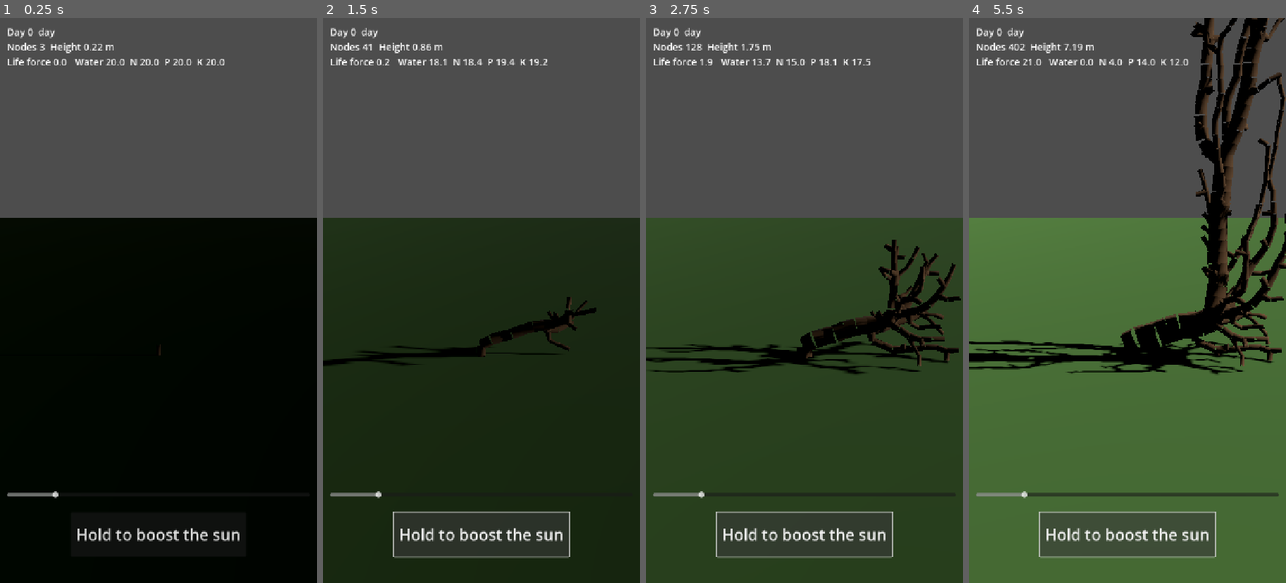
Above: before the commit, frames 1-4 (left to right).
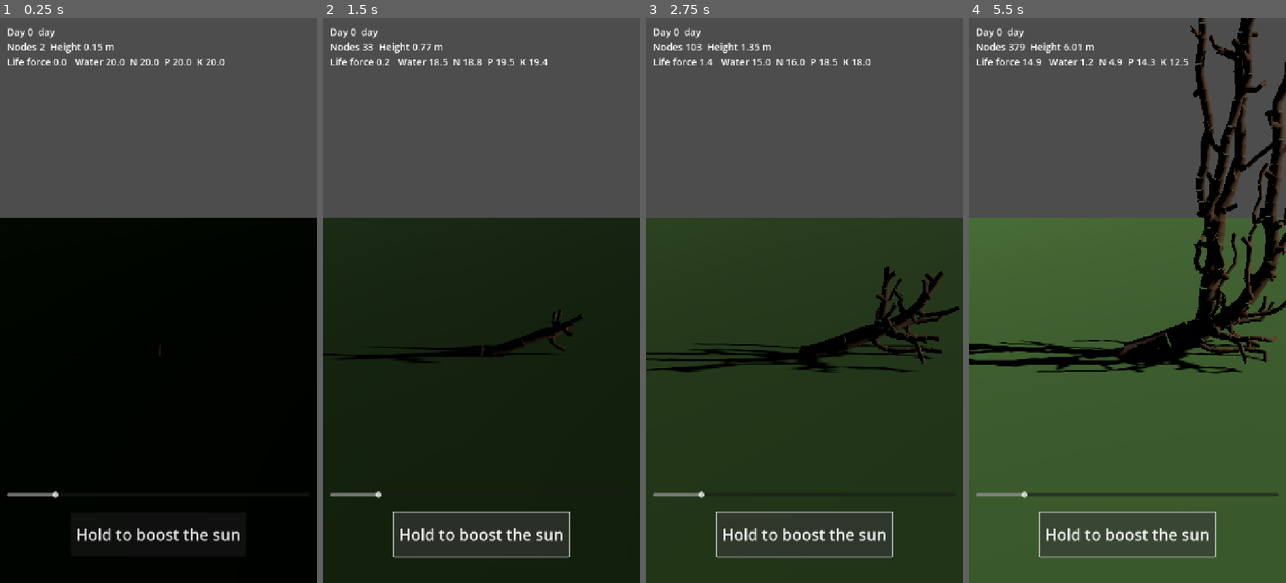
Above: after the commit, the same moments.

Repository: SimonSouleyman/gamdev
Game: Godot game, scene res://tree/tree_view.tscn
The game is run twice, just before and just after one commit, with the same random seed, the same clock (stepped at 60 frames per second) and the same inputs.
Inputs:
- Up to frame 1 (0.25 s): no input
- Up to frame 2 (1.5 s): click "Hold to boost the sun" at 0.5 s; click "Hold to boost the sun" at 1.25 s
- Up to frame 3 (2.75 s): click "Hold to boost the sun" at 2 s
- Up to frame 4 (5.5 s): no input

The runs differ from the first frame. In frame 1, less than 0.1% of the frame differs, in the area x 12-33%, y 4-6%; in frame 2, 1.4%; in frame 3, 4.4%; in frame 4, 12%, in the area x 0-100%, y 0-63%.

Commit message:
Design doc v1.2 from survey 2; day is five minutes, night three
Co-Authored-By: Claude Fable 5.1 <noreply@anthropic.com>
Claude-Session: https://claude.ai/code/session_017A92e8NizkPwGBXnDs2kp5

Diff:
--- a/Tree/shared/day_cycle.gd
+++ b/Tree/shared/day_cycle.gd
@@ -10,7 +10,7 @@
 ## Whole days completed since this tree was planted.
 var day_count: int = 0
 ## Fraction of the day that is daylight.
-var daylight_fraction: float = 0.5
+var daylight_fraction: float = 0.625  # 5 min day, 3 min night (survey 2, to tune)
 ## Sun boost: brighter sun, faster growth, while active.
 var boost_active: bool = false
 var boost_multiplier: float = 3.0
--- a/Tree/tests/test_day_cycle.gd
+++ b/Tree/tests/test_day_cycle.gd
@@ -11,11 +11,11 @@
 	var c := DayCycle.new()
 	c.time_of_day = 0.05
 	t.check(c.sun_direction().x > 0.0, "morning sun in the east")
-	c.time_of_day = 0.25
+	c.time_of_day = c.daylight_fraction * 0.5
 	t.check_near(c.sun_height(), 1.0, 1e-6, "noon at full height")
-	c.time_of_day = 0.45
+	c.time_of_day = c.daylight_fraction * 0.9
 	t.check(c.sun_direction().x < 0.0, "evening sun in the west")
-	c.time_of_day = 0.75
+	c.time_of_day = c.daylight_fraction + 0.5 * (1.0 - c.daylight_fraction)
 	t.check(not c.is_day(), "night")
 	t.check_eq(c.sun_direction(), Vector3.ZERO, "no sun at night")
 
@@ -28,9 +28,15 @@
 	t.check_near(c.time_of_day, 0.5, 1e-6, "half a day into the third")
 
 
+func test_day_is_five_minutes_night_three() -> void:
+	var c := DayCycle.new()
+	t.check_near(c.seconds_per_day * c.daylight_fraction, 300.0, 1e-3, "five minutes of daylight")
+	t.check_near(c.seconds_per_day * (1.0 - c.daylight_fraction), 180.0, 1e-3, "three minutes of night")
+
+
 func test_boost_multiplies_light() -> void:
 	var c := DayCycle.new()
-	c.time_of_day = 0.25
+	c.time_of_day = c.daylight_fraction * 0.5
 	var base := c.light_level()
 	c.boost_active = true
 	t.check_near(c.light_level(), base * c.boost_multiplier, 1e-6, "boost multiplies")
Not shown, changed: Tree/docs/acceptance.md
Not shown, changed: Tree/docs/design-doc.md
Not shown, changed: Tree/docs/research-tree-growth.md
